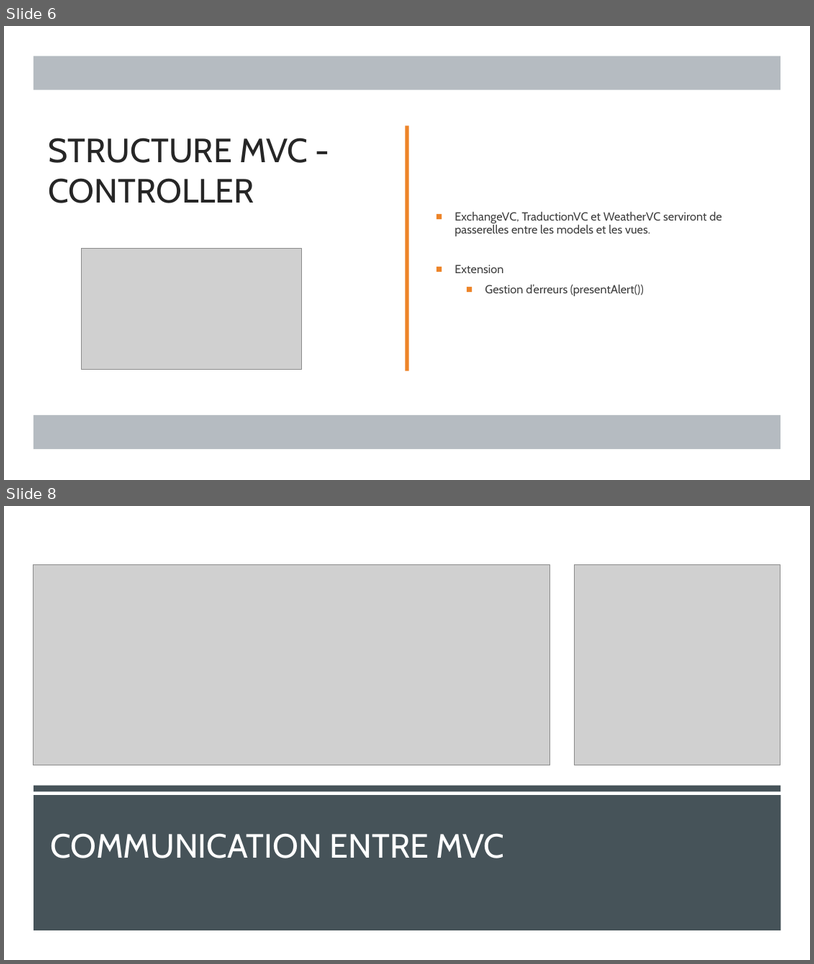
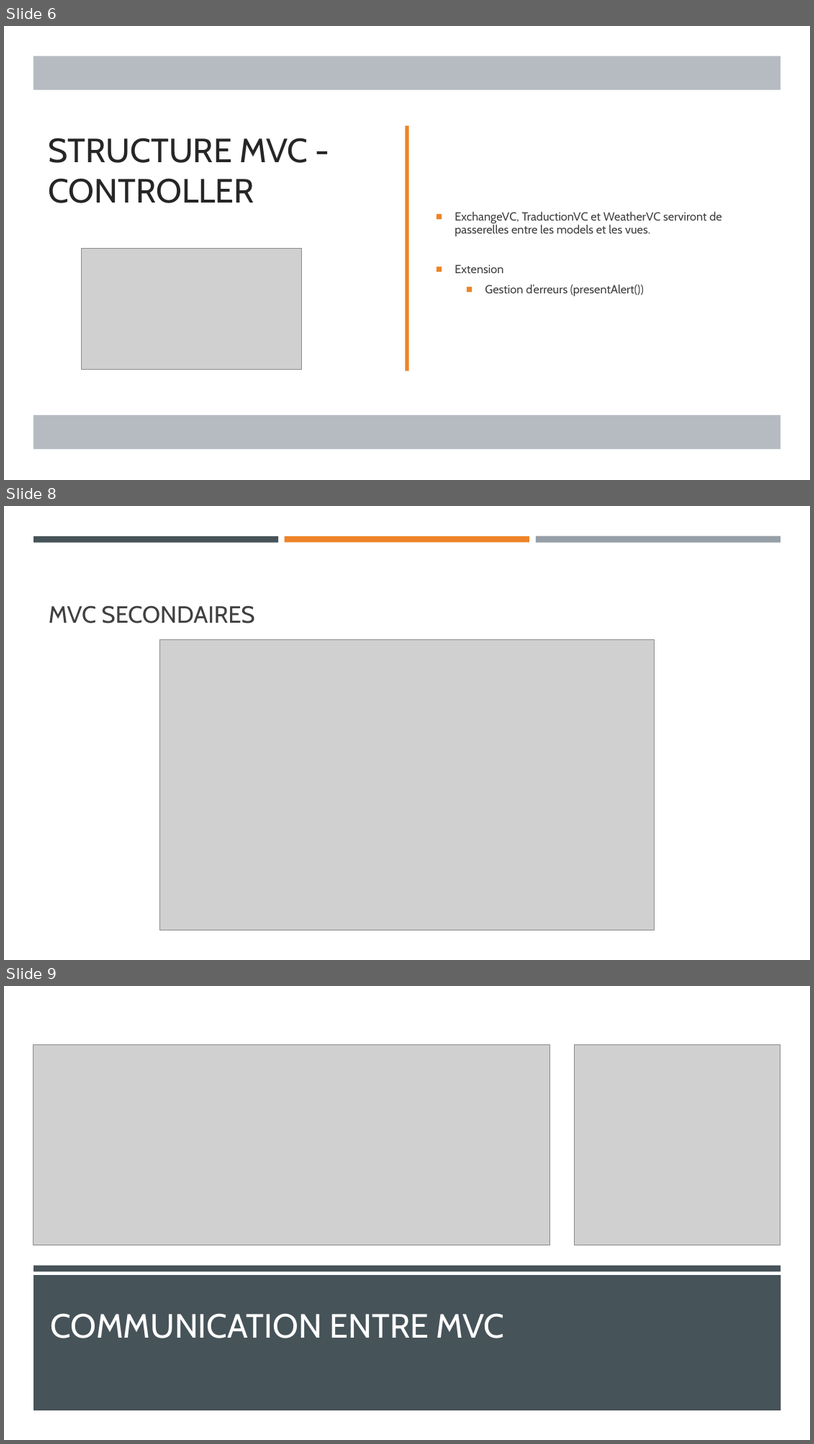
Before and after one commit to MickaeliOS/OpenClassrooms-P9-LeBaluchon, a slide deck: Soutenance/Horn_Mickael_presentation_4_102022.pptx. Shown one above the other, each under a label of ours: slides 6 and 8 before the commit, slides 6, 8 and 9 after it; the slides between them are not shown. The pictures are 814x964 and 814x1444 pixels, drawn with LibreOffice and Linux fonts; fonts in the diff are those of the drawing; grey boxes stand for pictures. Boxes give left, top, right and bottom in pixels: in the first picture for what was removed or moved away, otherwise in the second. Text is boxed around its words. In the diff, an @@ line names an element or a change of style, - is before the commit and + after.

```diff
--- a/Soutenance/Horn_Mickael_presentation_4_102022.pptx
+++ b/Soutenance/Horn_Mickael_presentation_4_102022.pptx
@@ slide 8 added at (x1=4, y1=506, x2=810, y2=960), background #FFFFFF @@
@@ rectangle added at (x1=34, y1=536, x2=278, y2=542), fill #465359 @@
@@ rectangle added at (x1=285, y1=536, x2=530, y2=542), fill #ED8428 @@
@@ rectangle added at (x1=536, y1=536, x2=781, y2=543), fill #969FA7 @@
@@ title added at (x1=49, y1=605, x2=255, y2=623), 28 pt, text #404040 @@
+MVC SECONDAIRES
@@ picture added at (x1=160, y1=640, x2=655, y2=930) @@
@@ what was slide 8 is now slide 9 @@
```
Also in this commit, not shown: 3 slides changed, 13 other files.
